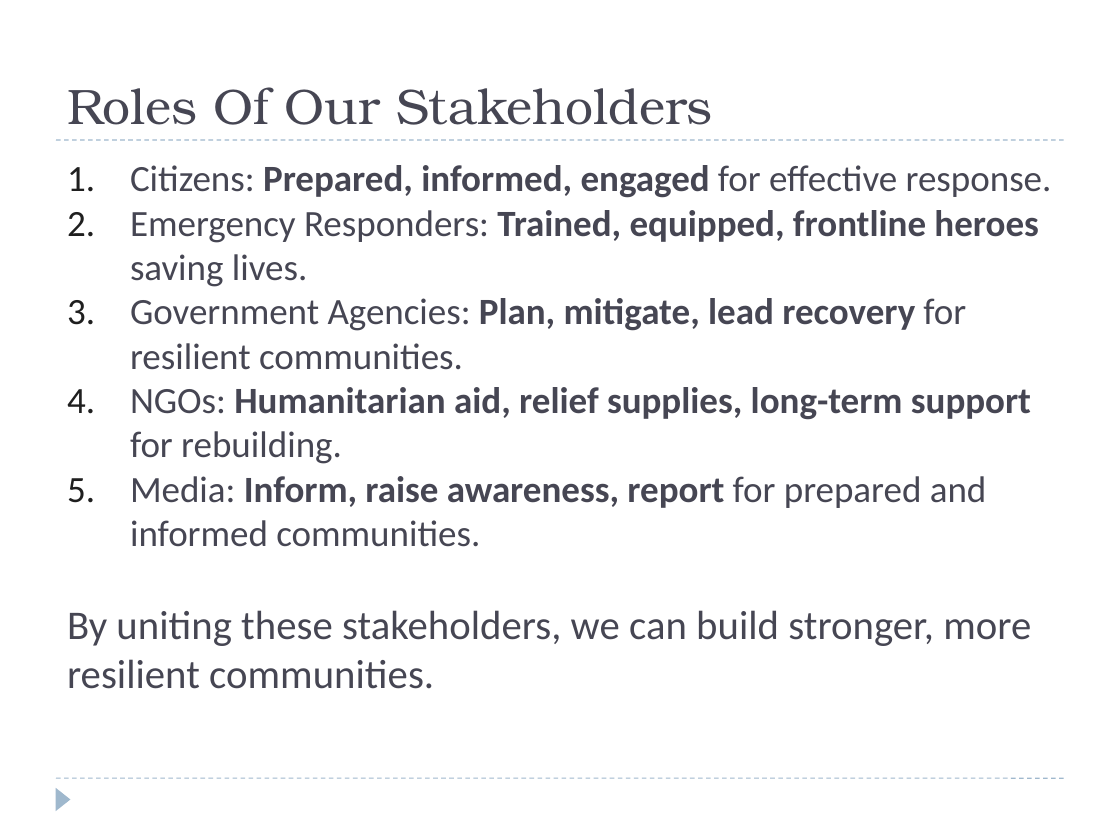
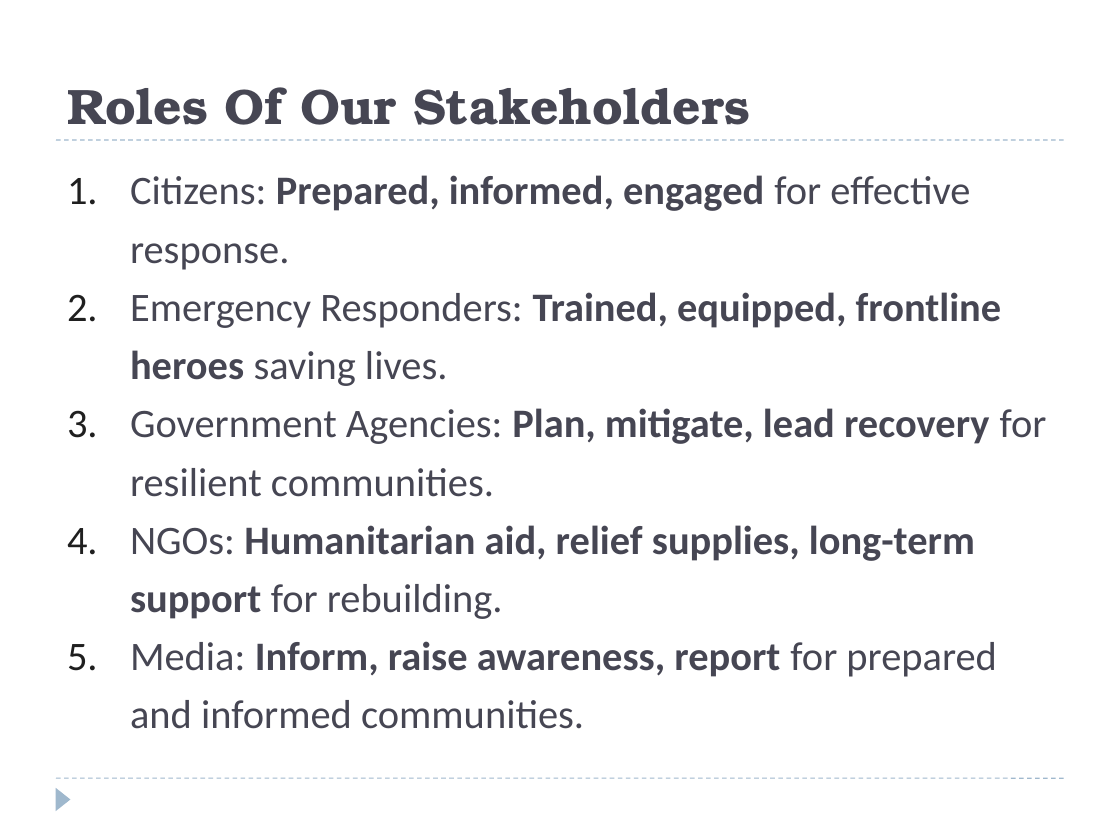
Before and after one commit to JIM440/CEF440-group-22, a slide deck: slide 7 of Task 2/GROUP 22 PPT.pptx. Drawn at 1120x840 pixels with LibreOffice and Linux fonts; fonts in the diff are those of the drawing. Boxes give left, top, right and bottom in pixels: in the first picture for what was removed or moved away, otherwise in the second. Text is boxed around its words. In the diff, an @@ line names an element or a change of style, - is before the commit and + after.

```diff
--- a/Task 2/GROUP 22 PPT.pptx
+++ b/Task 2/GROUP 22 PPT.pptx
@@ title "Roles Of Our Stakeholders" at (x1=67, y1=87, x2=751, y2=125): bold on @@
@@ text "Citizens: Prepared, informed, engaged for ..." at (x1=130, y1=175, x2=1047, y2=729): size 23.8 to 26 pt; line spacing 1 to 1.2 @@
@@ text at (x1=67, y1=610, x2=1031, y2=689): paragraph removed @@
-By uniting these stakeholders, we can build stronger, more resilient communities.
```
Also in this commit, not shown: 9 other slides changed, 9 slides added, 5 slides removed, 3 other files.
